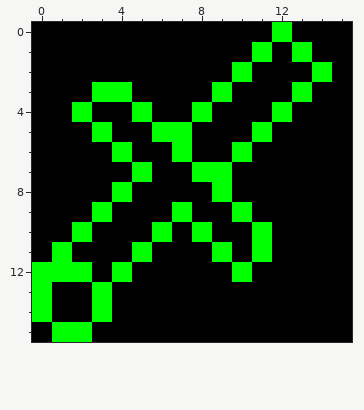
Pixel-art sprite -- Sword_Hilt_2.png. Above, as it was before the edit.
The file is 16x16 pixels.
And afterwards:
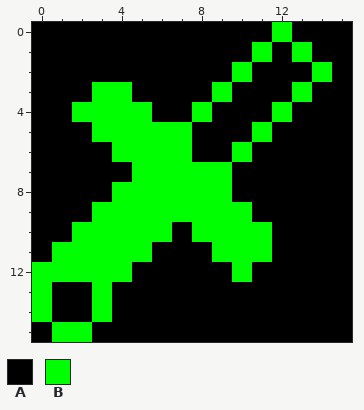
Palette (. is transparent): A #000000  B #00ff00
From old to new:
Colour A becomes colour B in row 4 at x 3 to 4; in row 5 at x 4 to 5; in row 6 at x 5 to 6; in row 7 at x 6 to 7; in row 8 at x 5 to 8; in row 9 at x 4 to 6 and 8 to 9.
Colour A becomes colour B in row 10 at x 3 to 5 and 9 to 10; in row 11 at x 2 to 4 and 10; in row 12 at x 3.
